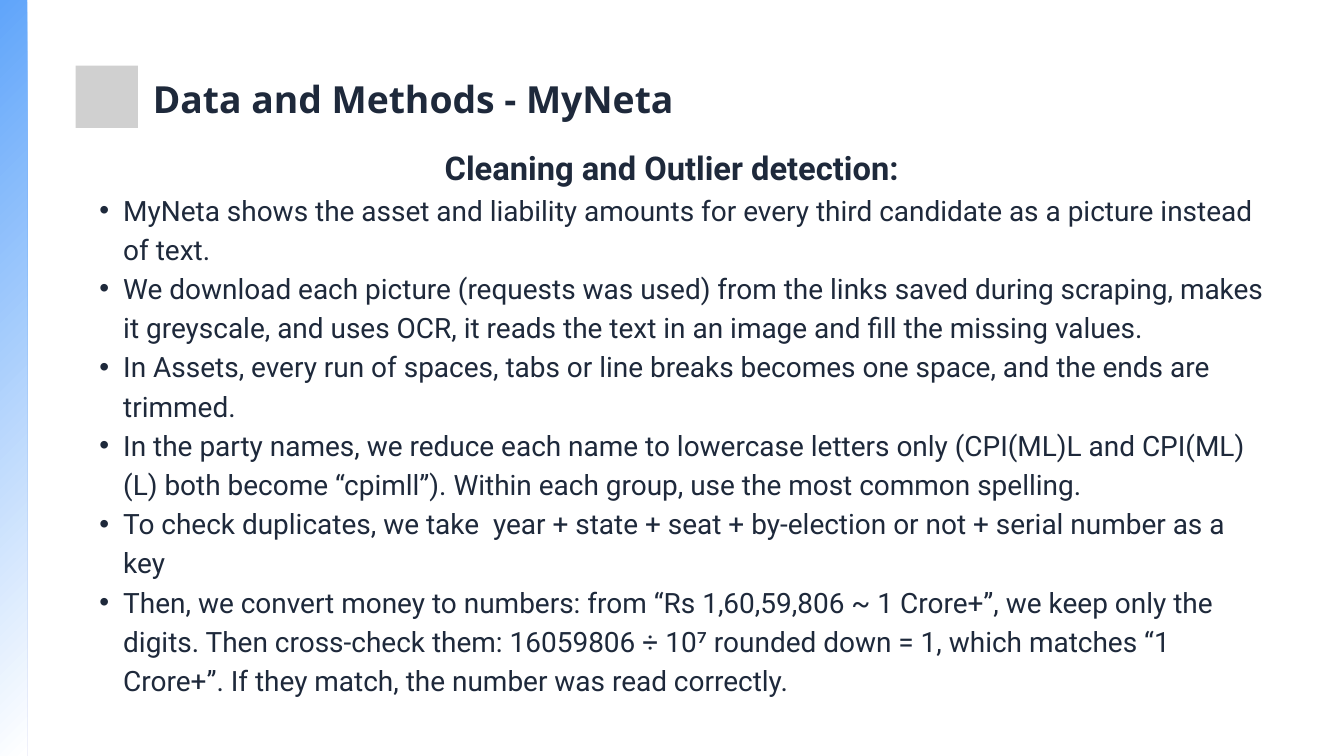
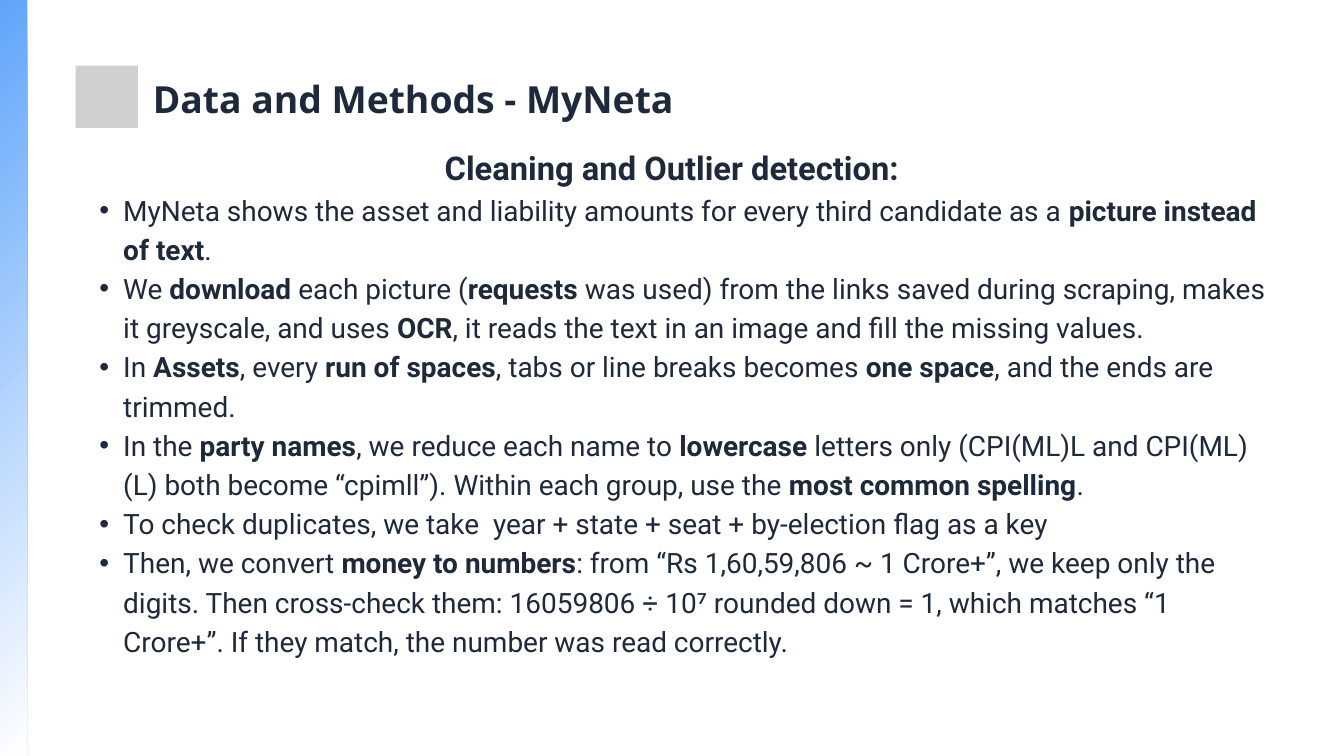
Before and after one commit to Bhupathi-Nithin-Agnihotri/DCV-Project, a slide deck: slide 7 of DCV-Project.pptx. Drawn at 1344x756 pixels with LibreOffice and Linux fonts; fonts in the diff are those of the drawing; grey boxes stand for pictures. Boxes give left, top, right and bottom in pixels: in the first picture for what was removed or moved away, otherwise in the second. Text is boxed around its words. In the diff, an @@ line names an element or a change of style, - is before the commit and + after.

```diff
--- a/DCV-Project.pptx
+++ b/DCV-Project.pptx
@@ text at (123, 199, 1265, 658): bold on in "picture instead of text.", "download (requests OCR,", "Assets, run of spaces, one space,", "party names, lowercase most common spelling." and 1 more places @@
@@ text at (123, 512, 1048, 540): text changed @@
-  • To check duplicates, we take year + state + seat + by-election or not + serial number as a key
+  • To check duplicates, we take year + state + seat + by-election flag as a key
```
Also in this commit, not shown: 10 other slides changed, 1 other file.
